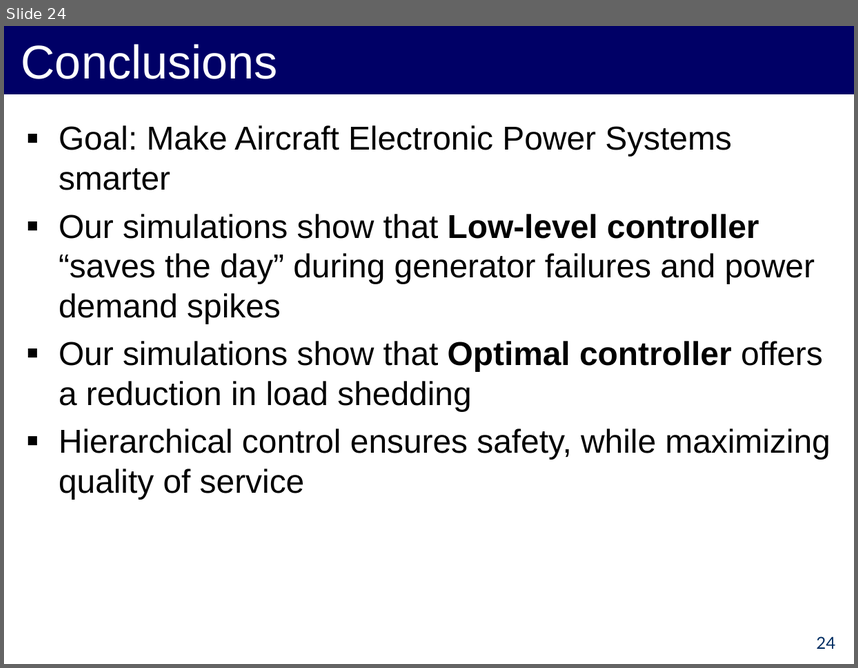
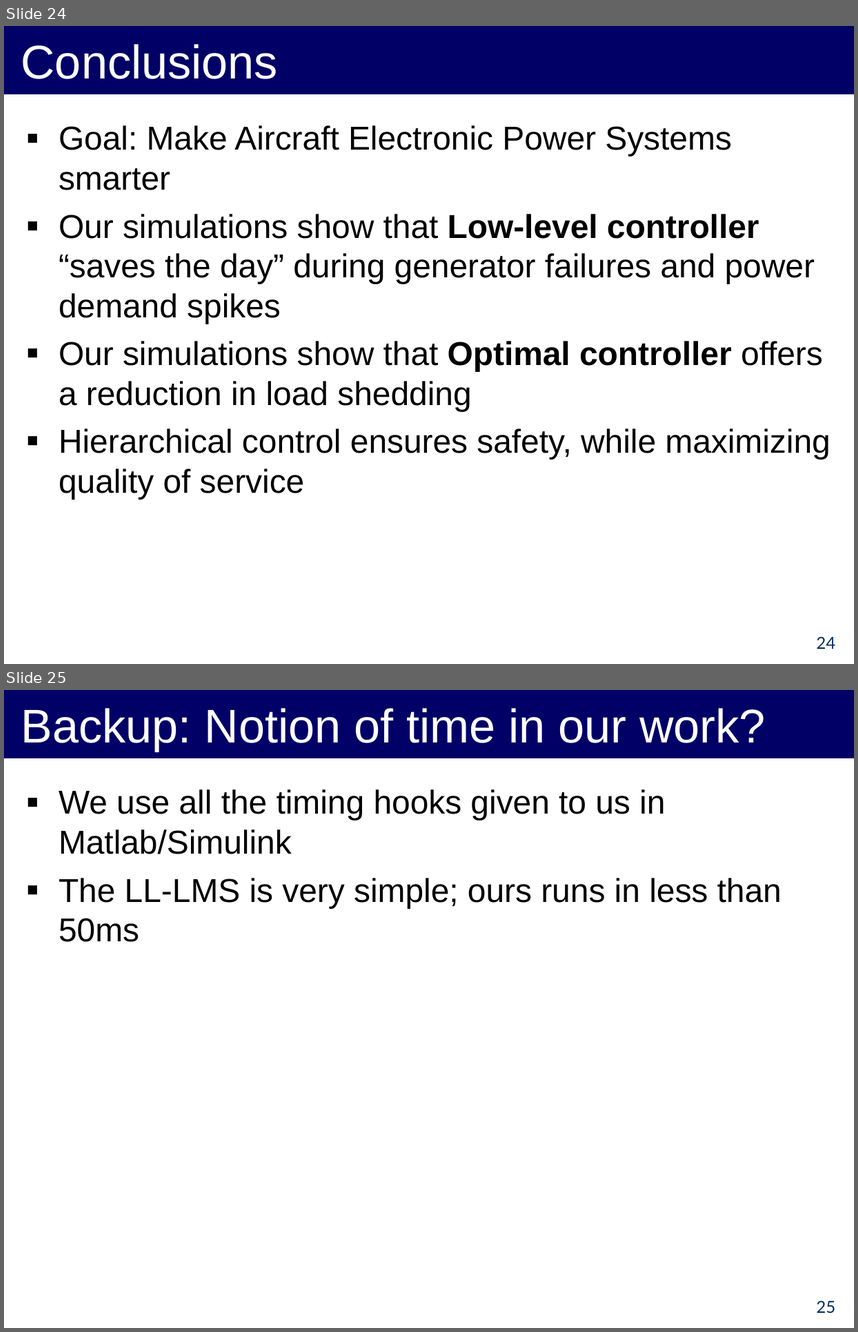
Before and after one commit to forresti/optimal_load_management, a slide deck: project/12-3-12_Presentation.ppt. Shown one above the other, each under a label of ours: slide 24 before the commit, slides 24 and 25 after it. The pictures are 858x668 and 858x1332 pixels, drawn with LibreOffice and Linux fonts; fonts in the diff are those of the drawing. Boxes give left, top, right and bottom in pixels: in the first picture for what was removed or moved away, otherwise in the second. Text is boxed around its words. In the diff, an @@ line names an element or a change of style, - is before the commit and + after.

```diff
--- a/project/12-3-12_Presentation.ppt
+++ b/project/12-3-12_Presentation.ppt
@@ slide 25 added at box(4, 690, 854, 1328), background #FFFFFF @@
@@ title added at box(4, 690, 854, 758), fill #000066, 40 pt, text #FFFFFF @@
+Backup: Notion of time in our work?
@@ text added at box(59, 789, 782, 942), 28 pt, text #000000 @@
+▪ We use all the timing hooks given to us in Matlab/Simulink
+▪ The LL-LMS is very simple; ours runs in less than 50ms
@@ page number added at box(816, 1300, 835, 1313), 14 pt, text #002D62 @@
+25
```
